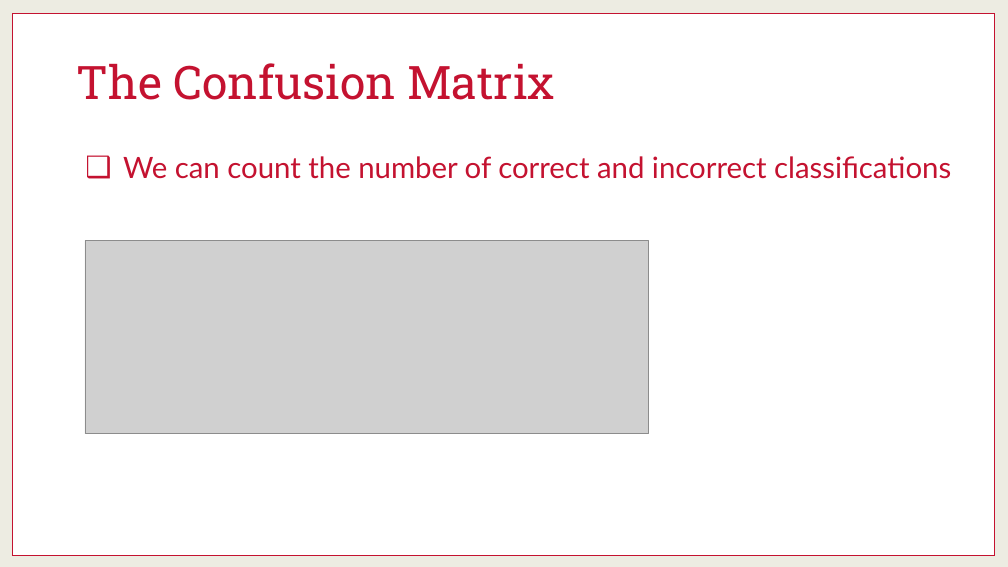
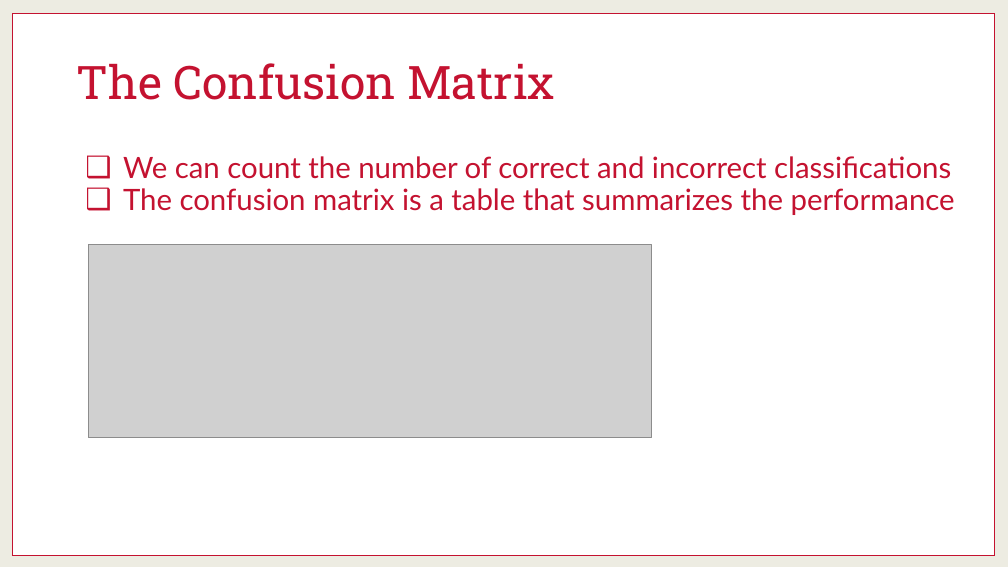
Before and after one commit to martinwg/ISA591, a slide deck: slide 13 of PPT/Module 4 - Model Performance for Classification.pptx (slide 10 before the commit). Drawn at 1008x567 pixels with LibreOffice and Linux fonts; fonts in the diff are those of the drawing; grey boxes stand for pictures. Boxes give left, top, right and bottom in pixels: in the first picture for what was removed or moved away, otherwise in the second. Text is boxed around its words. In the diff, an @@ line names an element or a change of style, - is before the commit and + after.

```diff
--- a/PPT/Module 4 - Model Performance for Classification.pptx
+++ b/PPT/Module 4 - Model Performance for Classification.pptx
@@ text at [123,188,955,215]: paragraph added @@
+❑ The confusion matrix is a table that summarizes the performance
@@ picture: place and size @@
-picture at [85,240,649,434]
+picture at [88,245,652,439]
```
Also in this commit, not shown: 8 other slides changed, 7 slides added, 1 slide removed.
